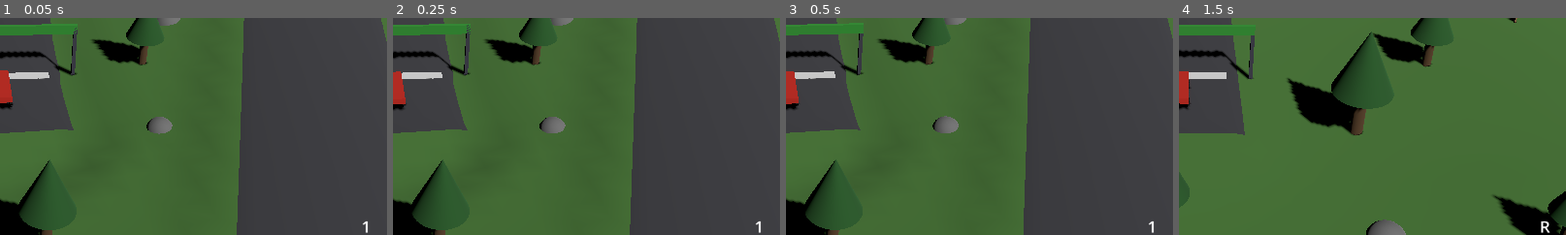
Above: before the commit, frames 1-4 (left to right).
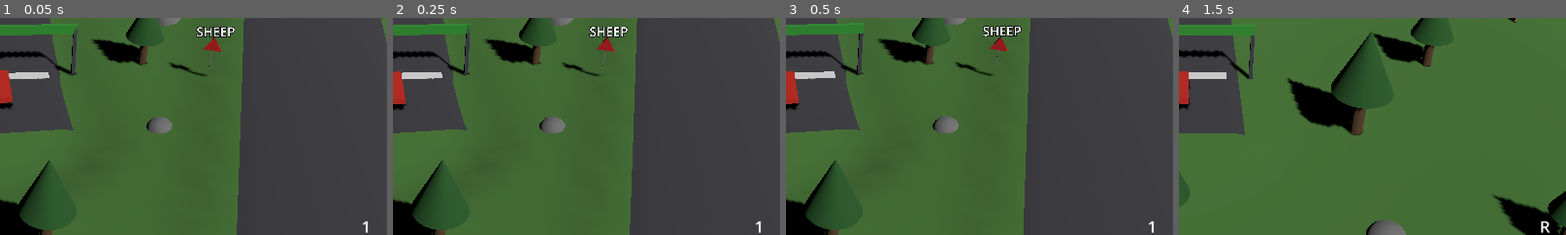
Above: after the commit, the same moments.

Repository: JulianHeissinger/RallyGame
Game: Godot game, scene res://scenes/stage.tscn
Two runs of this game, one before a commit and one after it. Both use one fixed random seed, a clock stepped at 60 frames per second and the inputs below. The project has no main scene, so this scene is started directly.
Inputs:
- Up to frame 1 (0.05 s): no input
- Up to frame 2 (0.25 s): no input
- Up to frame 3 (0.5 s): no input
- Up to frame 4 (1.5 s): hold D (steer_right) 0.53-1.28 s; hold R (reroll_stage) 0.53-1.28 s; hold S (brake) from 1.28 s (still down); tap W (throttle) at 1.35 s
The pictures show only the part of the screen within x 50-100%, y 34-84%; the shares and areas given below are measured in that part.

The runs differ from the first frame. In frame 1, 0.7% of the frame differs, in the area x 43-61%, y 4-27%; in frame 2, 0.7%; in frame 3, 0.7%, in the area x 43-61%, y 3-27%; in frame 4, nothing differs.

Commit message:
Revert "revert: remove roadside hazard warning signs"
This reverts commit ecea43ef180fc0174593bd252d4d478e0b09e40d.

Diff:
--- a/data/hazards/banana.tres
+++ b/data/hazards/banana.tres
@@ -7,4 +7,5 @@
 script = ExtResource("2_dohr4")
 name = "banana"
 scene = ExtResource("1_7pufp")
+sign_text = "BANANA"
 surfaces = PackedStringArray()
--- a/data/hazards/black_ice.tres
+++ b/data/hazards/black_ice.tres
@@ -8,4 +8,5 @@
 name = "black_ice"
 scene = ExtResource("1_hhedc")
 min_difficulty = 2
+sign_text = "BLACK ICE"
 surfaces = PackedStringArray("snow", "tarmac")
--- a/data/hazards/cattle_grid.tres
+++ b/data/hazards/cattle_grid.tres
@@ -7,6 +7,7 @@
 script = ExtResource("2_orhgv")
 name = "cattle_grid"
 scene = ExtResource("1_cxmlu")
+sign_text = "CATTLE GRID"
 surfaces = PackedStringArray()
 on_road = false
 damage = {
--- a/data/hazards/ford.tres
+++ b/data/hazards/ford.tres
@@ -8,5 +8,6 @@
 name = "ford"
 scene = ExtResource("1_d8rrw")
 min_difficulty = 2
+sign_text = "WATER"
 surfaces = PackedStringArray()
 on_road = false
--- a/data/hazards/glass.tres
+++ b/data/hazards/glass.tres
@@ -7,6 +7,7 @@
 script = ExtResource("2_lrm3k")
 name = "glass"
 scene = ExtResource("1_215uo")
+sign_text = "GLASS"
 surfaces = PackedStringArray()
 damage = {
 "tire": 10.0
--- a/data/hazards/log.tres
+++ b/data/hazards/log.tres
@@ -8,6 +8,7 @@
 name = "log"
 scene = ExtResource("1_wx8sl")
 min_difficulty = 2
+sign_text = "LOG"
 surfaces = PackedStringArray()
 on_road = false
 damage = {
--- a/data/hazards/marbles.tres
+++ b/data/hazards/marbles.tres
@@ -7,5 +7,6 @@
 script = ExtResource("2_n2yfx")
 name = "marbles"
 scene = ExtResource("1_eo6ee")
+sign_text = "LOOSE GRAVEL"
 surfaces = PackedStringArray()
 on_road = false
--- a/data/hazards/mud.tres
+++ b/data/hazards/mud.tres
@@ -7,4 +7,5 @@
 script = ExtResource("2_d78se")
 name = "mud"
 scene = ExtResource("1_1x43t")
+sign_text = "MUD"
 surfaces = PackedStringArray()
--- a/data/hazards/nails.tres
+++ b/data/hazards/nails.tres
@@ -8,6 +8,7 @@
 name = "nails"
 scene = ExtResource("1_6qq7p")
 min_difficulty = 2
+sign_text = "SPIKES"
 surfaces = PackedStringArray()
 on_road = false
 damage = {
--- a/data/hazards/oil.tres
+++ b/data/hazards/oil.tres
@@ -7,4 +7,5 @@
 script = ExtResource("2_5upr4")
 name = "oil"
 scene = ExtResource("1_aydsf")
+sign_text = "OIL"
 surfaces = PackedStringArray()
--- a/data/hazards/pothole.tres
+++ b/data/hazards/pothole.tres
@@ -8,6 +8,7 @@
 name = "pothole"
 scene = ExtResource("1_4j0d7")
 weight = 2.0
+sign_text = "POTHOLE"
 surfaces = PackedStringArray()
 damage = {
 "suspension": 25.0,
--- a/data/hazards/puddle.tres
+++ b/data/hazards/puddle.tres
@@ -7,4 +7,5 @@
 script = ExtResource("2_wtemk")
 name = "puddle"
 scene = ExtResource("1_larfj")
+sign_text = "PUDDLE"
 surfaces = PackedStringArray()
--- a/data/hazards/rock.tres
+++ b/data/hazards/rock.tres
@@ -7,4 +7,5 @@
 script = ExtResource("2_p0lfl")
 name = "rock"
 scene = ExtResource("1_llm1s")
+sign_text = "ROCK"
 surfaces = PackedStringArray()
--- a/data/hazards/sheep_flock.tres
+++ b/data/hazards/sheep_flock.tres
@@ -7,5 +7,6 @@
 script = ExtResource("2_vchrb")
 name = "sheep_flock"
 scene = ExtResource("1_k6axa")
+sign_text = "SHEEP"
 surfaces = PackedStringArray()
 on_road = false
--- a/data/hazards/snow_drift.tres
+++ b/data/hazards/snow_drift.tres
@@ -7,5 +7,6 @@
 script = ExtResource("2_tmpyy")
 name = "snow_drift"
 scene = ExtResource("1_enxc2")
+sign_text = "SNOW DRIFT"
 surfaces = PackedStringArray("snow")
 on_road = false
--- a/data/hazards/tar.tres
+++ b/data/hazards/tar.tres
@@ -7,5 +7,6 @@
 script = ExtResource("2_bkjxs")
 name = "tar"
 scene = ExtResource("1_rfkos")
+sign_text = "WET TAR"
 surfaces = PackedStringArray()
 on_road = false
--- a/data/hazards/washboard.tres
+++ b/data/hazards/washboard.tres
@@ -7,6 +7,7 @@
 script = ExtResource("2_4rck2")
 name = "washboard"
 scene = ExtResource("1_2ds2t")
+sign_text = "WASHBOARD"
 surfaces = PackedStringArray()
 on_road = false
 damage = {
--- a/scripts/hazards/hazard_def.gd
+++ b/scripts/hazards/hazard_def.gd
@@ -10,6 +10,8 @@
 @export var min_difficulty := 1
 ## Pick weight among the unlocked hazards of the pool.
 @export var weight := 1.0
+## Text on the roadside warning sign before the hazard, e.g. "OIL".
+@export var sign_text := ""
 ## Road surfaces this hazard may be placed on, e.g. ["snow"]. Empty allows every surface.
 @export var surfaces: PackedStringArray = []
 ## True: placed on the road with a lateral offset (rock, pothole). False: on the centreline,
--- a/scripts/hazards/hazard_visuals.gd
+++ b/scripts/hazards/hazard_visuals.gd
@@ -1,5 +1,6 @@
 class_name HazardVisuals
-## Placeholder visuals shared by hazards: outlines that contrast with the road and edge posts.
+## Placeholder visuals shared by hazards: outlines that contrast with the road, edge posts and
+## the roadside warning sign.
 
 ## Outline colours: light on dark roads, dark on light roads.
 const LIGHT := Color(0.95, 0.95, 0.9)
@@ -8,6 +9,13 @@
 const POST_SIZE := Vector3(0.15, 1.0, 0.15)
 ## Gap in m between the hazard's edge and its edge posts.
 const POST_GAP := 0.3
+const SIGN_DISTANCE := 40.0
+## Sign position beyond the road edge, in m.
+const SIGN_OFFSET := 2.5
+const SIGN_POLE_HEIGHT := 1.6
+const SIGN_SIZE := Vector3(1.4, 1.2, 0.05)
+const SIGN_RED := Color(0.8, 0.1, 0.1)
+const SIGN_WHITE := Color(0.95, 0.95, 0.95)
 
 
 static func material(color: Color, glossy: bool = false) -> StandardMaterial3D:
@@ -61,3 +69,36 @@
 		post.position = Vector3(side * (half_width + POST_GAP + POST_SIZE.x / 2.0), POST_SIZE.y / 2.0, 0.0)
 		posts.add_child(post)
 	return posts
+
+
+## Red-bordered triangle on a pole with `text` below it, facing traffic. Visual only.
+static func warning_sign(text: String) -> Node3D:
+	var board := Node3D.new()
+	board.name = "Sign"
+	var pole := BoxMesh.new()
+	pole.size = Vector3(0.08, SIGN_POLE_HEIGHT, 0.08)
+	pole.material = material(Color(0.5, 0.5, 0.5))
+	var pole_instance := MeshInstance3D.new()
+	pole_instance.mesh = pole
+	pole_instance.position = Vector3.UP * SIGN_POLE_HEIGHT / 2.0
+	board.add_child(pole_instance)
+	for layer in 2:
+		var prism := PrismMesh.new()
+		prism.size = SIGN_SIZE * (Vector3(0.72, 0.72, 1.0) if layer == 1 else Vector3.ONE)
+		prism.material = material(SIGN_WHITE if layer == 1 else SIGN_RED)
+		var instance := MeshInstance3D.new()
+		instance.mesh = prism
+		instance.position = Vector3(0.0, SIGN_POLE_HEIGHT + SIGN_SIZE.y / 2.0 - layer * 0.08, layer * 0.03)
+		board.add_child(instance)
+	var label := Label3D.new()
+	label.text = text
+	label.billboard = BaseMaterial3D.BILLBOARD_ENABLED
+	label.font_size = 96
+	label.outline_size = 24
+	label.pixel_size = 0.01
+	label.modulate = SIGN_WHITE
+	label.outline_modulate = DARK
+	label.no_depth_test = false
+	label.position = Vector3.UP * (SIGN_POLE_HEIGHT + SIGN_SIZE.y + 0.5)
+	board.add_child(label)
+	return board
--- a/scripts/stage/stage.gd
+++ b/scripts/stage/stage.gd
@@ -121,7 +121,21 @@
 		if hazard.has_signal("hazard_defeated"):
 			hazard.hazard_defeated.connect(hazard_defeated.emit)
 		root.add_child(hazard)
+		var sign_node := _build_sign(placement)
+		sign_node.name = "Sign%d" % i
+		root.add_child(sign_node)
 	return root
+
+
+## Warning sign naming the hazard, beside the road on the right, `SIGN_DISTANCE` before it.
+func _build_sign(placement: HazardPlacer.Placement) -> Node3D:
+	var distance := maxf(placement.distance - HazardVisuals.SIGN_DISTANCE, 0.0)
+	var index := clampi(path.distances.bsearch(distance), 0, path.widths.size() - 1)
+	var offset := path.widths[index] / 2.0 + _params.road_bevel + HazardVisuals.SIGN_OFFSET
+	var sign_node := HazardVisuals.warning_sign(placement.def.sign_text)
+	var road := path.transform_at(distance)
+	sign_node.transform = Transform3D(road.basis, road.origin + road.basis.x * offset + Vector3.DOWN * _params.road_sink)
+	return sign_node
 
 
 ## Wide trigger below the terrain; anything falling into it is out of the world.
Not shown, changed: openspec/changes/bootstrap-vertical-slice/tasks.md
